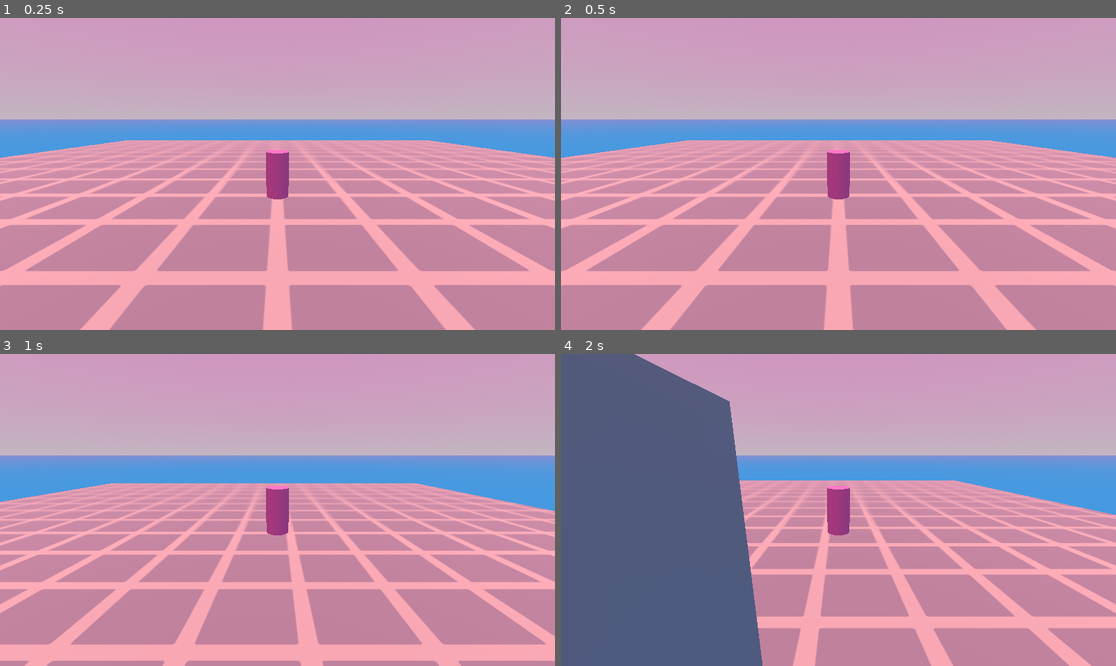
Above: before the commit, frames 1-4 (two rows, left to right).
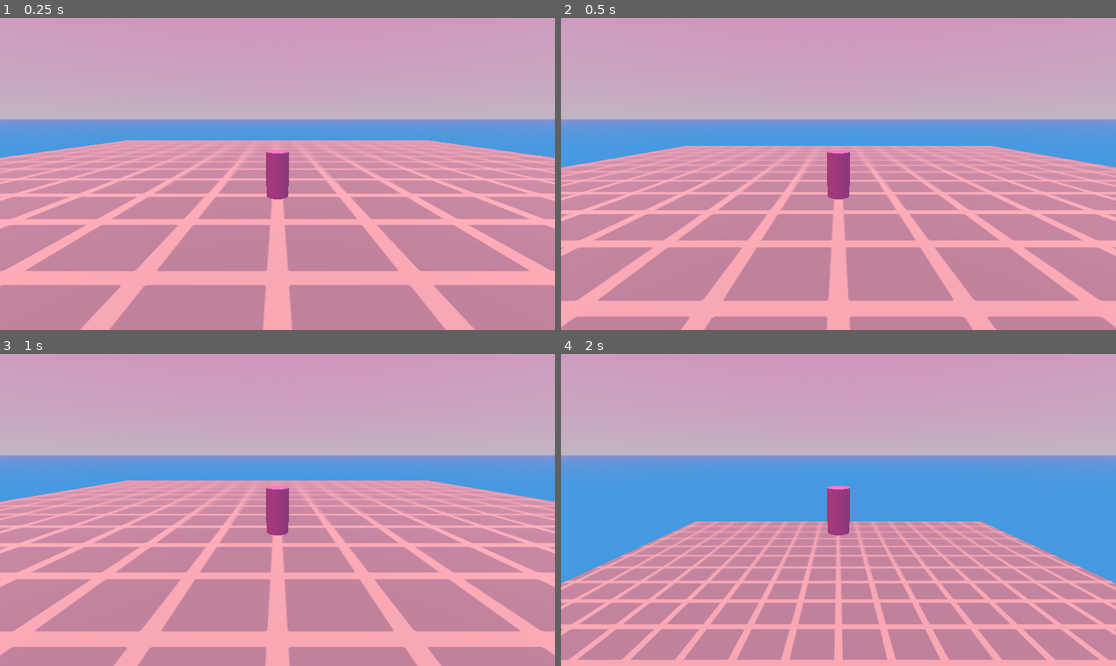
Above: after the commit, the same moments.

Repository: Althories/springstar
Game: Godot game, scene res://Scenes/Levels/main.tscn
Same seed, same stepped clock (60 frames per second), same inputs: the game is played once before the commit and once after it.
Inputs (mouse positions are in pixels of both pictures, inside the frame that each line leads up to):
- Up to frame 1 (0.25 s): no input
- Up to frame 2 (0.5 s): no input
- Up to frame 3 (1 s): move the mouse to (399, 494) at 0.52 s; hold D (move_right) from 0.53 s (still down); hold Space (jump) from 0.53 s (still down)
- Up to frame 4 (2 s): move the mouse to (727, 525) at 1.27 s; release D (move_right) at 1.28 s; release Space (jump) at 1.28 s; hold S (move_back) from 1.28 s (still down); click (727, 525) at 1.35 s; tap Space (jump) at 1.52, 1.55, 1.82 s

Frame 1 is identical in both runs. In frame 2, 26% of the frame differs, in the area x 0-100%, y 39-100%; in frame 3, 26%; in frame 4, 52%, in the area x 0-100%, y 0-100%.

Commit message:
movement updates
- added ground bounce
- added temporary basic charge that just adds to the bounce impulse

Diff:
--- a/Scripts/Spring_Character/spring_script.gd
+++ b/Scripts/Spring_Character/spring_script.gd
@@ -1,8 +1,9 @@
 extends CharacterBody3D
 
 const SPEED = 5.0
-const JUMP_VELOCITY = 4.5
+const JUMP_IMPULSE = 4.5
 
+var can_ground_bounce = true
 var _camera_input_dir := Vector2.ZERO
 
 #For controlling camera in the editor. This property will appear at the top of
@@ -33,16 +34,25 @@
 	move_camera()	#constantly runs camera control
 
 func _physics_process(delta: float) -> void:
-	# Add the gravity.
+	'''For anything to do with physics in the world'''
+
+	if is_on_floor():
+		if Input.is_action_just_released("jump"):		#charge jump release
+			velocity.y = JUMP_IMPULSE + 10 				#temporary until charge is handled
+		elif not Input.is_action_pressed("jump"):
+			can_ground_bounce = true					#not starting a jump, ground bounce
+			velocity.y = JUMP_IMPULSE					#regular bounce impulse
+		elif Input.is_action_pressed("jump"):
+			can_ground_bounce = false					#stops ground movement upon charge start
+			velocity = Vector3.ZERO						#stop all movement, freeze in spot
+			#charge()									#call charge function
+
 	if not is_on_floor():
 		velocity += get_gravity() * delta
+		can_ground_bounce = false						#keeps spring from using ground controls in the air
 
-	# Handle jump.
-	if Input.is_action_just_pressed("jump") and is_on_floor():
-		velocity.y = JUMP_VELOCITY
-
-	ground_move_spring()
-	print(velocity.x)
+	if can_ground_bounce:
+		ground_move_spring()
 
 	move_and_slide()
 
